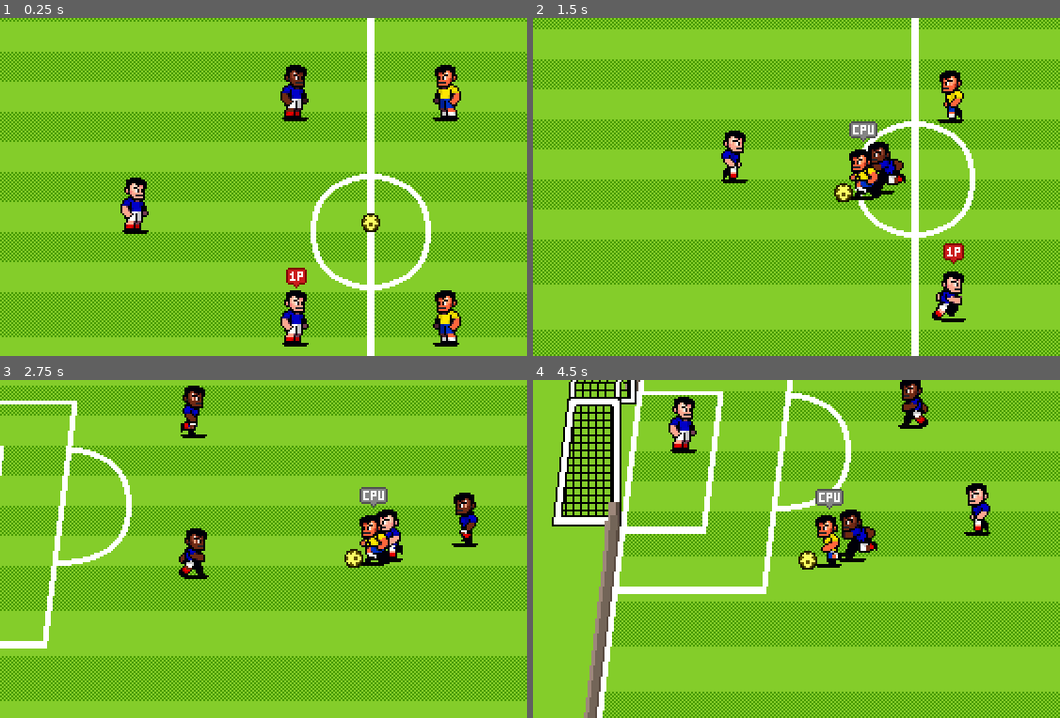
Above: before the commit, frames 1-4 (two rows, left to right).
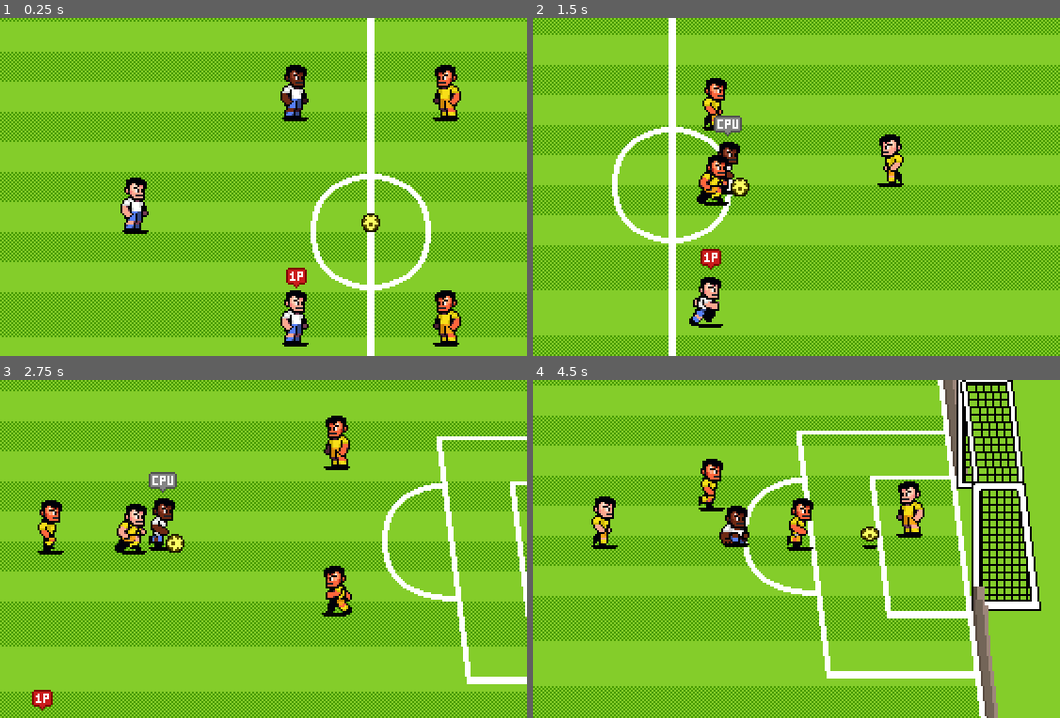
Above: after the commit, the same moments.

Repository: salty-max/kickoff
Game: Godot game, scene res://scenes/world.tscn
Two runs of this game, one before a commit and one after it. Both use one fixed random seed, a clock stepped at 60 frames per second and the inputs below.
Inputs:
- Up to frame 1 (0.25 s): no input
- Up to frame 2 (1.5 s): hold D (p1_right) 0.53-1.28 s; tap C (p1_pass) at 0.6 s; hold S (p1_down) from 1.28 s (still down); tap V (p1_shoot) at 1.35 s
- Up to frame 3 (2.75 s): release S (p1_down) at 2.03 s; hold D (p1_right) from 2.03 s (still down); tap Down (p2_down) at 2.1 s
- Up to frame 4 (4.5 s): release D (p1_right) at 2.78 s; hold W (p1_up) 2.78-3.53 s; tap Left (p2_left) at 2.85 s; hold A (p1_left) from 3.53 s (still down); tap , (p2_pass) at 3.6 s; tap Right (p2_right) at 4.35 s

The runs differ from the first frame. In frame 1, 0.6% of the frame differs, in the area x 23-87%, y 20-96%; in frame 2, 18%; in frame 3, 46%; in frame 4, 58%, in the area x 0-100%, y 0-100%.

Commit message:
added various sterring forces and shot making

Diff:
--- a/scenes/characters/ai_behavior.gd
+++ b/scenes/characters/ai_behavior.gd
@@ -2,6 +2,9 @@
 extends Node
 
 const AI_TICK_FREQUENCY := 200
+const SPREAD_ASSIST_FACTOR := 0.8
+const SHOT_DISTANCE := 150
+const SHOT_PROBABILITY := 0.3
 
 var player: Player
 var ball: Ball
@@ -27,13 +30,61 @@
 
 func _perform_ai_movement() -> void:
 	var total_steering_force := Vector2.ZERO
-	total_steering_force += _get_on_duty_steering_force()
+	if player.has_ball():
+		total_steering_force += get_carrier_sterring_force()
+	elif player.role != Player.Role.GOALKEEPER:
+		total_steering_force += _get_on_duty_steering_force()
+		if is_ball_carried_by_teammate():
+			total_steering_force += get_assist_formation_steering_force()
 	total_steering_force = total_steering_force.limit_length(1.0)
 	player.velocity = total_steering_force * player.speed
 
+
 func _perform_ai_decisions() -> void:
-	pass
+	if ball.get_carrier() == player:
+		var target = player.target_goal.get_center_target_position()
+		if player.position.distance_to(target) < SHOT_DISTANCE and randf() < SHOT_PROBABILITY:
+			face_towards_target_goal()
+			var shot_direction := player.position.direction_to(player.target_goal.get_random_target_position())
+			var data := PlayerStateData.build().set_shot_power(player.power).set_shot_direction(shot_direction)
+			player.switch_state(Player.State.SHOOTING, data)
 
 
 func _get_on_duty_steering_force() -> Vector2:
 	return player.weight_on_duty_steering * player.position.direction_to(ball.position)
+
+
+func get_carrier_sterring_force() -> Vector2:
+	var target := player.target_goal.get_center_target_position()
+	var direction := player.position.direction_to(target)
+	var weight := get_bicircular_weight(player.position, target, 100, 0, 150, 1)
+	return direction * weight
+
+
+func get_assist_formation_steering_force() -> Vector2:
+	var spawn_difference := ball.get_carrier().spawn_position - player.spawn_position
+	var assist_destination := ball.get_carrier().position - spawn_difference * SPREAD_ASSIST_FACTOR
+	var direction := player.position.direction_to(assist_destination)
+	var weight := get_bicircular_weight(player.position, assist_destination, 30, 0.2, 60, 1)
+	return direction * weight
+
+
+func get_bicircular_weight(position: Vector2, center_target_position: Vector2, inner_circle_radius: float, inner_circle_weight: float, outer_circle_radius: float, outer_circle_weight: float) -> float:
+	var distance_to_center := position.distance_to(center_target_position)
+	if distance_to_center > outer_circle_radius:
+		return outer_circle_weight
+	elif distance_to_center < inner_circle_radius:
+		return inner_circle_weight
+	else:
+		var distance_to_inner_radius := distance_to_center - inner_circle_radius
+		var close_range_distance := outer_circle_radius - inner_circle_radius
+		return lerpf(inner_circle_weight, outer_circle_weight, distance_to_inner_radius / close_range_distance)
+
+
+func face_towards_target_goal() -> void:
+	if not player.is_facing_target_goal():
+		player.facing = player.facing * -1
+
+
+func is_ball_carried_by_teammate() -> bool:
+	return ball.has_carrier() and ball.get_carrier() != player and ball.get_carrier().country == player.country
--- a/scenes/characters/character_states/player_state_moving.gd
+++ b/scenes/characters/character_states/player_state_moving.gd
@@ -25,7 +25,7 @@
 			transition_to(Player.State.PASSING)
 	elif ball.can_air_interact() and KeyUtils.is_action_just_pressed(player.control_scheme, KeyUtils.Action.SHOOT):
 		if player.velocity == Vector2.ZERO:
-			if is_facing_target_goal():
+			if player.is_facing_target_goal():
 				transition_to(Player.State.VOLLEY)
 			else:
 				transition_to(Player.State.BICYCLE)
@@ -45,8 +45,3 @@
 		player.update_animation(AnimUtils.get_player_anim(AnimUtils.PlayerAnim.WALK))
 	else:
 		player.update_animation(AnimUtils.get_player_anim(AnimUtils.PlayerAnim.RUN))
-
-
-func is_facing_target_goal() -> bool:
-	var direction_to_target_goal = player.position.direction_to(target_goal.position)
-	return player.facing.dot(direction_to_target_goal) > 0
--- a/scenes/characters/player.gd
+++ b/scenes/characters/player.gd
@@ -1,7 +1,7 @@
 class_name Player
 extends CharacterBody2D
 
-const COUNTRIES := ["DEFAULT", "FRANCE", "BRAZIL", "CROATIA", "NETHERLANDS", "ITALY", "ARGENTINA", "ENGLAND", "GERMANY"]
+const COUNTRIES := ["DEFAULT", "FRANCE", "ARGENTINA", "BRAZIL", "ENGLAND", "GERMANY", "ITALY", "SPAIN", "USA", "CANADA", "JAPAN"]
 
 const CONTROL_SCHEME_SPRITES_MAP: Dictionary = {
 	ControlScheme.CPU: preload("res://assets/art/props/cpu.png"),
@@ -99,7 +99,7 @@
 	skin_color = _data.skin_color
 	country = _country
 	facing = Vector2.LEFT if target_goal.position.x < position.x else Vector2.RIGHT
-	name = "%s_%s" % [country, full_name]
+	name = "%s_%s_%s" % [country, role, full_name]
 
 
 func setup_ai_behavior() -> void:
@@ -109,7 +109,7 @@
 
 
 func set_shader_properties() -> void:
-	sprite.material.set_shader_parameter("team_palette", load("res://assets/art/palettes/teams-color-palette-98.png"))
+	sprite.material.set_shader_parameter("team_palette", load("res://assets/art/palettes/teams-color-palette.png"))
 	sprite.material.set_shader_parameter("skin_color", skin_color)
 	var country_color := COUNTRIES.find(country)
 	country_color = clampi(country_color, 0, COUNTRIES.size() - 1)
@@ -176,6 +176,11 @@
 		switch_state(Player.State.CHEST_CONTROL)
 
 
+func is_facing_target_goal() -> bool:
+	var direction_to_target_goal = position.direction_to(target_goal.position)
+	return facing.dot(direction_to_target_goal) > 0
+
+
 func _on_animation_complete() -> void:
 	if current_state != null:
 		current_state.on_animation_complete()
--- a/scenes/goal/goal.gd
+++ b/scenes/goal/goal.gd
@@ -13,5 +13,9 @@
 	return targets.get_child(randi_range(0, targets.get_child_count() - 1)).global_position
 
 
+func get_center_target_position() -> Vector2:
+	return targets.get_child(int(targets.get_child_count() / 2.0)).global_position
+
+
 func _on_ball_entered(ball: Ball) -> void:
 	ball.stop()
